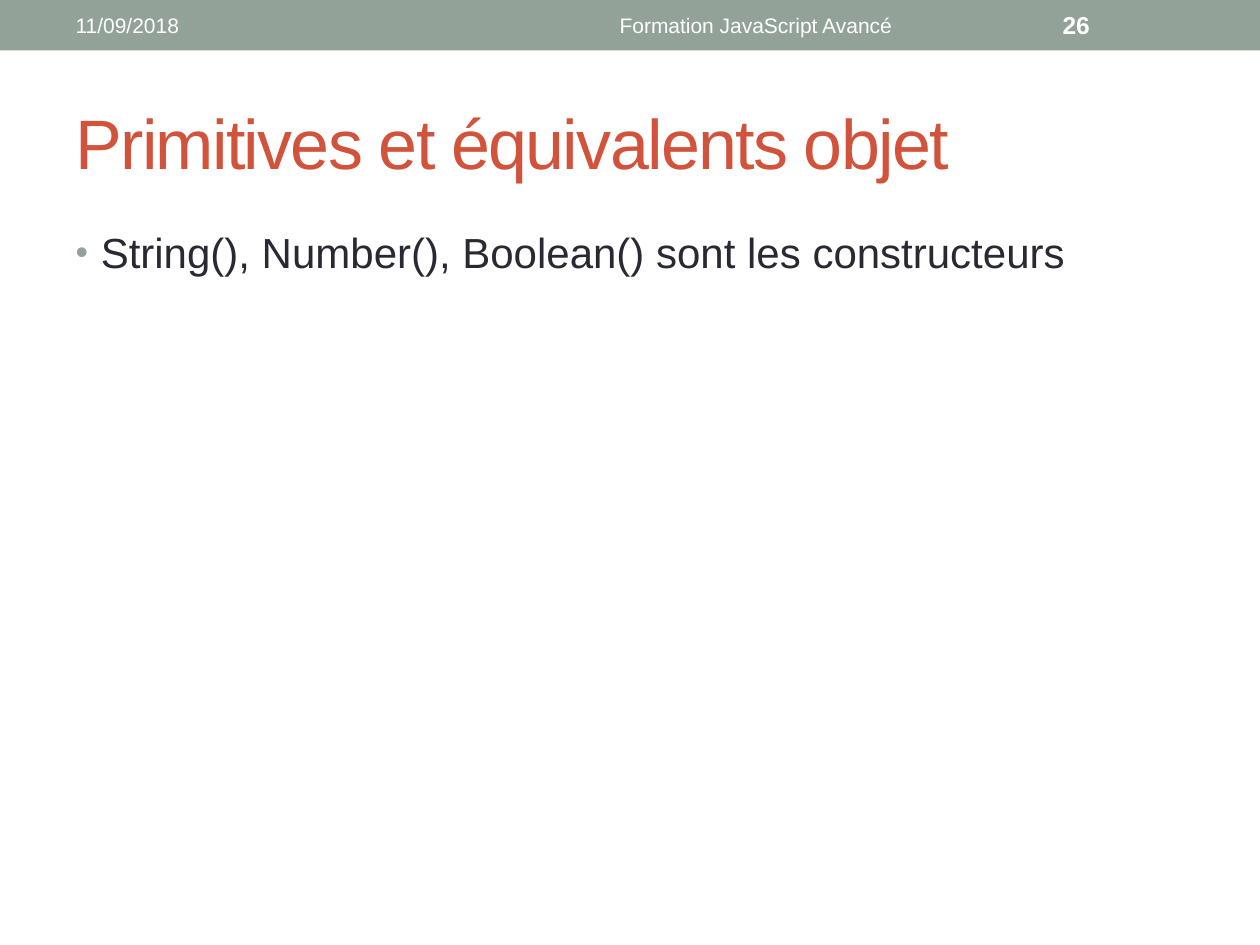
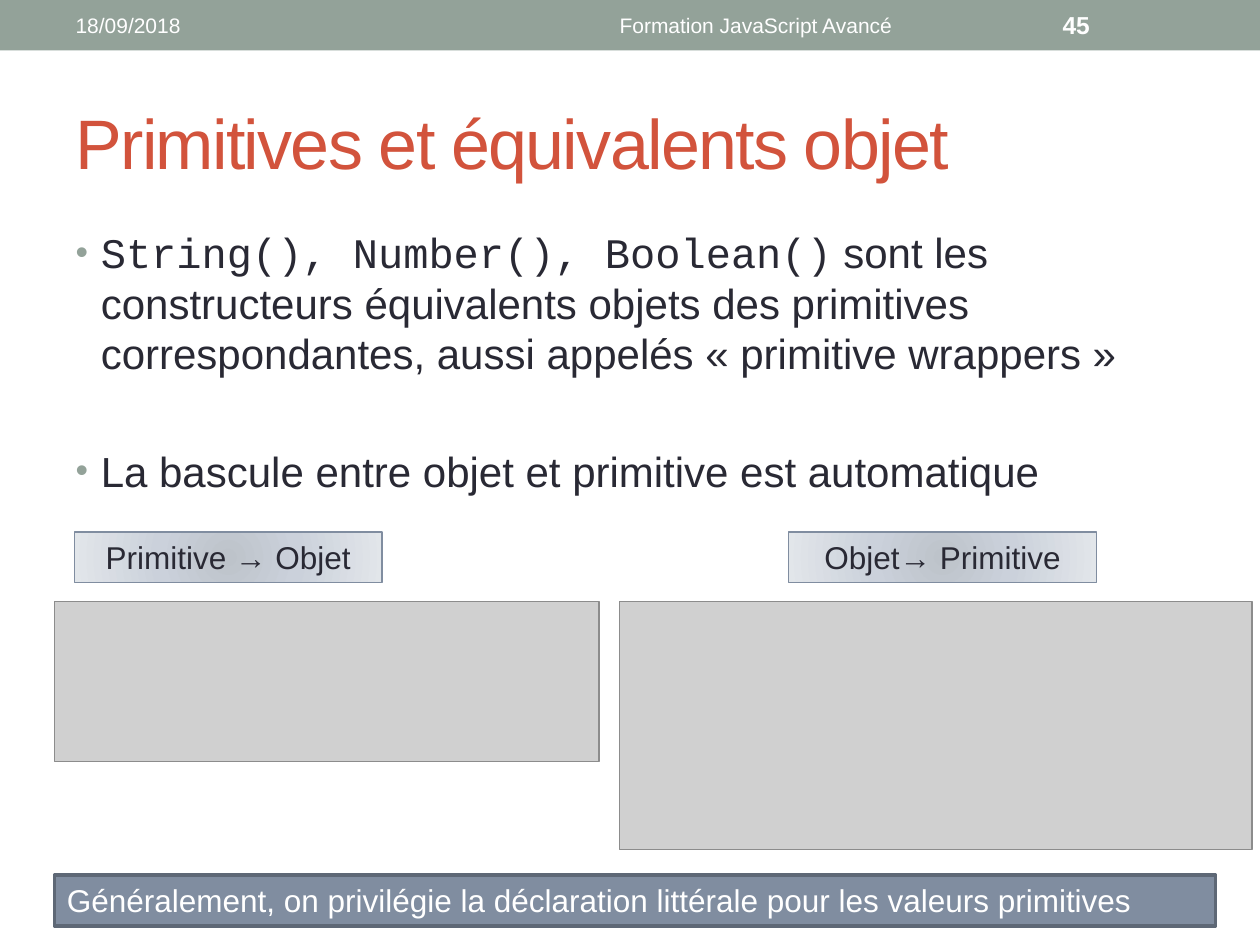
Before and after one commit to worldline/JS-Training, a slide deck: slide 45 of presenter_slides.pptx (slide 26 before the commit). Drawn at 1260x945 pixels with LibreOffice and Linux fonts; fonts in the diff are those of the drawing; grey boxes stand for pictures. Boxes give left, top, right and bottom in pixels: in the first picture for what was removed or moved away, otherwise in the second. Text is boxed around its words. In the diff, an @@ line names an element or a change of style, - is before the commit and + after.

Commit message:
update slides

```diff
--- a/presenter_slides.pptx
+++ b/presenter_slides.pptx
@@ text at bbox=[76, 18, 181, 33]: text changed @@
-11/09/2018
+18/09/2018
@@ page number at bbox=[1063, 17, 1090, 34]: text changed @@
-26
+45
@@ text at bbox=[101, 237, 1081, 495]: text changed @@
-• String(), Number(), Boolean() sont les constructeurs
+• String(), Number(), Boolean() sont les constructeurs équivalents objets des primitives correspondantes, aussi appelés « primitive wrappers »
+• La bascule entre objet et primitive est automatique
@@ rectangle added at bbox=[74, 532, 382, 582], fill gradient #BEC3CB to #CDD2DB to #E3E6EB, outline #808DA0 0.75 pt, 18 pt, text #292934 @@
+Primitive → Objet
@@ rectangle added at bbox=[789, 532, 1096, 582], fill gradient #BEC3CB to #CDD2DB to #E3E6EB, outline #808DA0 0.75 pt, 18 pt, text #292934 @@
+Objet→ Primitive
@@ picture added at bbox=[54, 601, 598, 761] @@
@@ picture added at bbox=[620, 601, 1252, 849] @@
@@ rectangle added at bbox=[54, 874, 1215, 925], fill #808DA0, outline #5F6876 2.08 pt, 18 pt, text #FFFFFF @@
+Généralement, on privilégie la déclaration littérale pour les valeurs primitives
```
Also in this commit, not shown: 30 other slides changed, 40 slides added.
